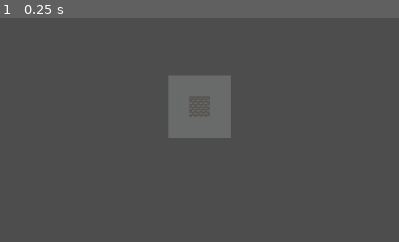
Above: before the commit, frame 1.
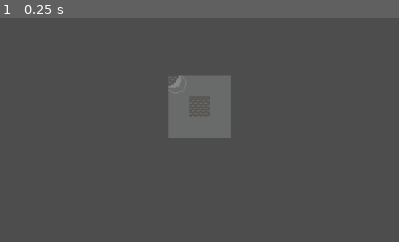
Above: after the commit, the same moment.

Repository: Bunchie-bo/Shiny-Marvins-Nightmare
Game: Godot game, scene res://level_generator/level_gen.tscn
Two runs of this game, one before a commit and one after it. Both use one fixed random seed, a clock stepped at 60 frames per second and the inputs below.
Inputs:
- Up to frame 1 (0.25 s): no input
The pictures show only the part of the screen within x 3-53%, y 0-50%; the shares and areas given below are measured in that part.

The runs differ from the first frame. In frame 1, less than 0.1% of the frame differs, in the area x 42-46%, y 25-31%.

Commit message:
little bug fix :D

Diff:
--- a/level_generator/level_gen.gd
+++ b/level_generator/level_gen.gd
@@ -10,6 +10,7 @@
 
 var size : Vector2
 var stack : Array
+var kill_stack : Array
 
 var collapsed_tile_count = 0
 
@@ -51,6 +52,9 @@
 	var coords = get_min_entropy_tiles()
 	collapse(coords)
 	propagate()
+	if kill_stack.size() > 0:
+		for k in kill_stack:
+			stack.erase(k)
 
 
 func check_all():
@@ -59,6 +63,8 @@
 		for y in x:
 			if y.size() == 1:
 				count += 1
+			else:
+				break
 	if count == map_size.x * map_size.y:
 		return true
 	else:
@@ -166,9 +172,9 @@
 			for del in deletion_list:
 				delete_tile(del, Vector2(i.x,i.y))
 
-			stack.erase(i)
+			kill_stack.append(i)
 		else:
-			stack.erase(i)
+			kill_stack.append(i)
 
 
 
